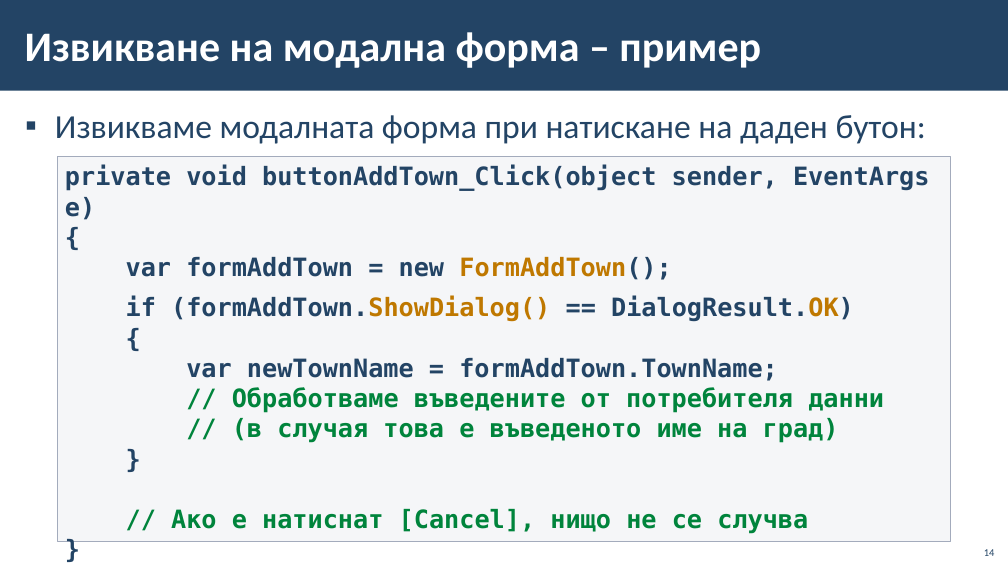
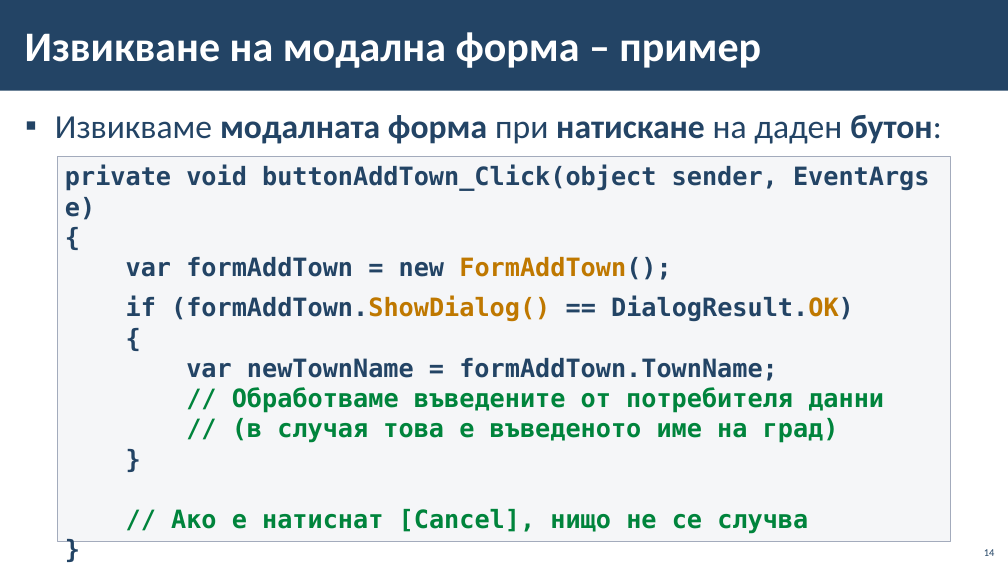
Before and after one commit to BG-IT-Edu/School-Programming, a slide deck: slide 14 of Courses/Software-Sciences/Module-4-Information-Systems-New/06-CRUD-with-EF-and-Windows-Forms/06-CRUD-with-EF-Core-and-Windows-Forms.pptx. Drawn at 1008x567 pixels with LibreOffice and Linux fonts; fonts in the diff are those of the drawing; background and template pictures are left out. Boxes give left, top, right and bottom in pixels: in the first picture for what was removed or moved away, otherwise in the second. Text is boxed around its words. In the diff, an @@ line names an element or a change of style, - is before the commit and + after.

```diff
--- a/Courses/Software-Sciences/Module-4-Information-Systems-New/06-CRUD-with-EF-and-Windows-Forms/06-CRUD-with-EF-Core-and-Windows-Forms.pptx
+++ b/Courses/Software-Sciences/Module-4-Information-Systems-New/06-CRUD-with-EF-and-Windows-Forms/06-CRUD-with-EF-Core-and-Windows-Forms.pptx
@@ text "Извикваме модалната форма при натискане ..." at [55, 115, 942, 144]: bold on in "модалната форма натискане бутон:" @@
```
Also in this commit, not shown: 9 other slides changed.
